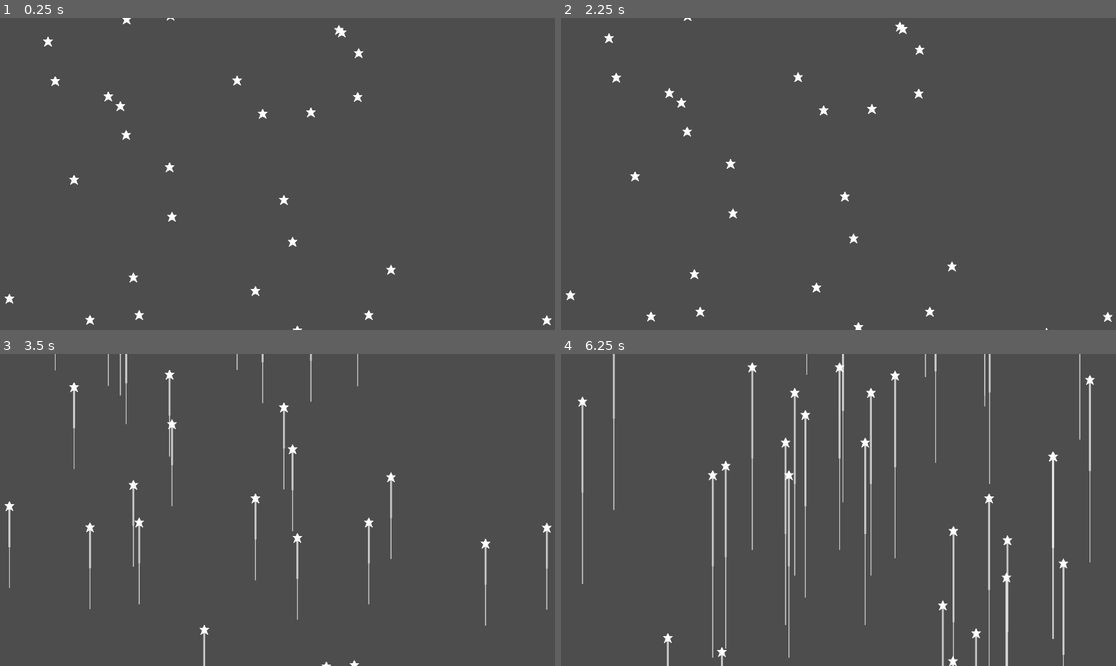
Above: before the commit, frames 1-4 (two rows, left to right).
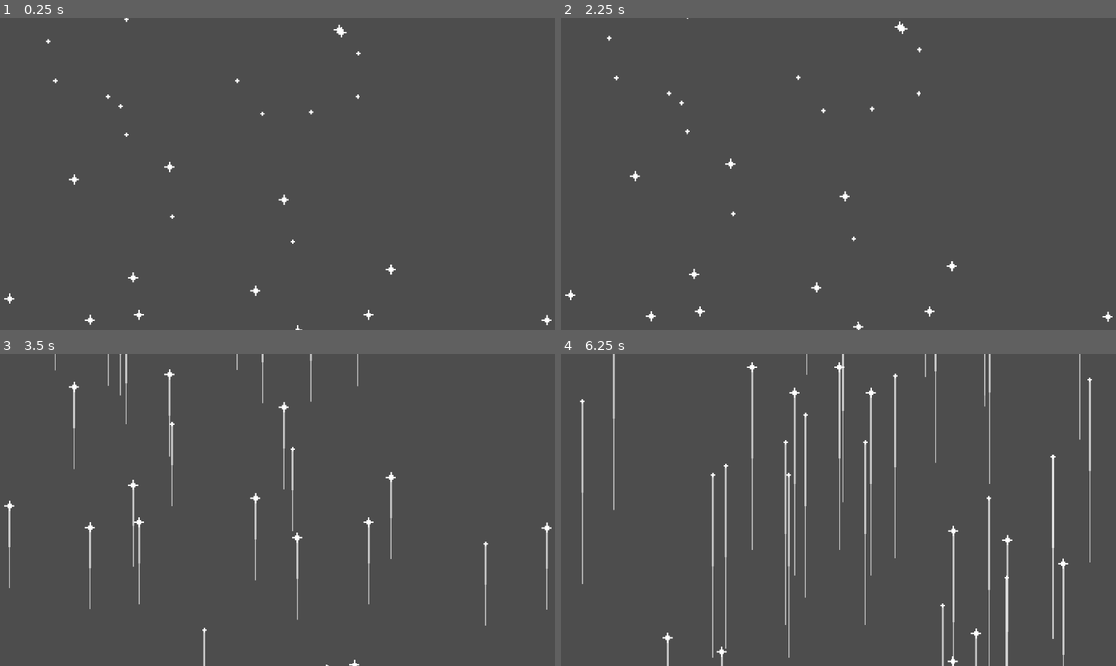
Above: after the commit, the same moments.

Repository: PuuKala/TrailTestGodot
Game: Godot game, scene res://MainScene.tscn
The game is run twice, just before and just after one commit, with the same random seed, the same clock (stepped at 60 frames per second) and the same inputs.
Inputs:
- Up to frame 1 (0.25 s): no input
- Up to frame 2 (2.25 s): tap Enter at 0.5, 2 s; tap Space at 1.25 s
- Up to frame 3 (3.5 s): no input
- Up to frame 4 (6.25 s): no input

The runs differ from the first frame. In frame 1, 0.6% of the frame differs, in the area x 0-100%, y 0-100%; in frame 2, 0.6%; in frame 3, 0.4%; in frame 4, 0.6%.

Commit message:
Added title with some sparles, changed star sprite

Diff:
--- a/MainScene.gd
+++ b/MainScene.gd
@@ -1,13 +1,37 @@
 extends Node2D
 
 @export var starCount = 10
+
+var title_showing = false
+
+const star_sprite2 = preload("res://Sprites/Sparkleframe2.png")
 
 # Called when the node enters the scene tree for the first time.
 func _ready():
 	# Spawn all the stars by duplicating the ZoomingStar node
 	for i in range(starCount):
-		add_child(get_node("ZoomingStar").duplicate())
+		var new_node = get_node("ZoomingStar").duplicate()
+		var rng = randi_range(0, 4)
+		if rng < 3:
+			pass
+		else:
+			new_node.get_node("Sprite2D").texture = star_sprite2
+		add_child(new_node)
 
-# Empty process function just to get rid of a warning
-func _process(_delta):
-	pass
+func _physics_process(delta):
+	if !title_showing:
+		return
+
+	for i in $AnimatedTitle.get_children():
+		var rng = randi_range(0, 60)
+		if rng < 1:
+			i.play("Sparkle")
+
+func _on_zooming_star_signal_stopped():
+	# Get called only once
+	if title_showing:
+		return
+	title_showing = true
+	$AnimatedTitle.visible = true
+	var fade_in_tween = get_tree().create_tween()
+	fade_in_tween.tween_property($AnimatedTitle, "modulate", Color(1,1,1,1), 2)
--- a/MainScene.tscn
+++ b/MainScene.tscn
@@ -1,13 +1,47 @@
-[gd_scene load_steps=6 format=3 uid="uid://co6m22w5iy0hx"]
+[gd_scene load_steps=12 format=3 uid="uid://co6m22w5iy0hx"]
 
 [ext_resource type="Script" path="res://MainScene.gd" id="1_21luh"]
-[ext_resource type="Texture2D" uid="uid://cnbx0gb83j43g" path="res://Sprites/star.png" id="1_csaaw"]
 [ext_resource type="Script" path="res://ZoomingStar.gd" id="2_1hamj"]
 [ext_resource type="Script" path="res://ZoomingTrail.gd" id="2_qrlq7"]
+[ext_resource type="Texture2D" uid="uid://b1nk3vnuaamcp" path="res://Sprites/Title.png" id="5_i7ds3"]
+[ext_resource type="Texture2D" uid="uid://cdkx4mqwt4tak" path="res://Sprites/Sparkleframe1.png" id="6_27f0v"]
+[ext_resource type="Texture2D" uid="uid://bp7sffpokp43w" path="res://Sprites/Sparkleframe2.png" id="7_r2wyd"]
+[ext_resource type="Texture2D" uid="uid://dufoideeirhn1" path="res://Sprites/Sparkleframe3.png" id="8_wltyc"]
+[ext_resource type="Texture2D" uid="uid://b57k0d5j5ndsy" path="res://Sprites/Sparkleframe4.png" id="9_m1s8q"]
+[ext_resource type="Texture2D" uid="uid://dtxcb3y7axfxq" path="res://Sprites/Sparkleframe5.png" id="10_2jn63"]
 
 [sub_resource type="Curve" id="Curve_4ib4p"]
 _data = [Vector2(0, 0), 0.0, 1.0, 0, 1, Vector2(1, 1), 1.0, 0.0, 1, 0]
 point_count = 2
+
+[sub_resource type="SpriteFrames" id="SpriteFrames_56ryx"]
+animations = [{
+"frames": [{
+"duration": 1.0,
+"texture": null
+}, {
+"duration": 1.0,
+"texture": ExtResource("6_27f0v")
+}, {
+"duration": 1.0,
+"texture": ExtResource("7_r2wyd")
+}, {
+"duration": 1.0,
+"texture": ExtResource("8_wltyc")
+}, {
+"duration": 1.0,
+"texture": ExtResource("9_m1s8q")
+}, {
+"duration": 1.0,
+"texture": ExtResource("10_2jn63")
+}, {
+"duration": 1.0,
+"texture": null
+}],
+"loop": false,
+"name": &"Sparkle",
+"speed": 20.0
+}]
 
 [node name="Node2D" type="Node2D"]
 script = ExtResource("1_21luh")
@@ -31,6 +65,34 @@
 trailLenght = 50
 
 [node name="Sprite2D" type="Sprite2D" parent="ZoomingStar"]
-texture = ExtResource("1_csaaw")
+scale = Vector2(3, 3)
+texture = ExtResource("6_27f0v")
 
 [node name="Timer" type="Timer" parent="ZoomingStar"]
+
+[node name="AnimatedTitle" type="Sprite2D" parent="."]
+visible = false
+modulate = Color(1, 1, 1, 0)
+position = Vector2(564, 299)
+scale = Vector2(50, 50)
+texture = ExtResource("5_i7ds3")
+
+[node name="Sparkle1" type="AnimatedSprite2D" parent="AnimatedTitle"]
+position = Vector2(-7.5, -3.5)
+scale = Vector2(0.06, 0.06)
+sprite_frames = SubResource("SpriteFrames_56ryx")
+animation = &"Sparkle"
+
+[node name="Sparkle2" type="AnimatedSprite2D" parent="AnimatedTitle"]
+position = Vector2(7.5, -1)
+scale = Vector2(0.06, 0.06)
+sprite_frames = SubResource("SpriteFrames_56ryx")
+animation = &"Sparkle"
+
+[node name="Sparkle3" type="AnimatedSprite2D" parent="AnimatedTitle"]
+position = Vector2(1, 3.5)
+scale = Vector2(0.06, 0.06)
+sprite_frames = SubResource("SpriteFrames_56ryx")
+animation = &"Sparkle"
+
+[connection signal="signal_stopped" from="ZoomingStar" to="." method="_on_zooming_star_signal_stopped"]
--- a/ZoomingStar.gd
+++ b/ZoomingStar.gd
@@ -15,6 +15,9 @@
 ## Direction of the movement. 1 is down, -1 is up.
 @export var direction = 1
 
+signal signal_decelerating
+signal signal_stopped
+
 var speed = 0
 enum State {WAIT, ACCELERATE, DECELERATE}
 var current_state = State.WAIT
@@ -22,17 +25,17 @@
 
 func _ready():
 	# Randomize position
-	position.x = randi_range(0, get_viewport_rect().size.x)
+	position.x = randi_range(0, int(get_viewport_rect().size.x))
 	position.y = randi_range(-max_speed, get_viewport_rect().size.y + max_speed)
 
 	# Init timer in code, we want to control the starting and time of the timer
-	timer = get_node("Timer")
-	timer.connect("timeout", _on_timer_timeout)
-	timer.one_shot = true
-	timer.start(start_delay_sec)
+	$Timer.connect("timeout", _on_timer_timeout)
+	$Timer.one_shot = true
+	$Timer.start(start_delay_sec)
 
 func _physics_process(_delta):
 	# State machine: Wait, accelerate or decelerate object
+	#print("Current state: ", current_state)
 	match current_state:
 		State.WAIT:
 			speed = 0
@@ -44,6 +47,8 @@
 			speed = speed - acceleration
 			if speed < 0:
 				speed = 0
+				signal_stopped.emit()
+				current_state = State.WAIT
 
 	velocity.y = speed * direction
 	move_and_slide()
@@ -53,12 +58,12 @@
 		if position.y > get_viewport_rect().size.y + max_speed:
 			get_node("Trail").clear_points()
 			position.y = -max_speed
-			position.x = randi_range(0, get_viewport_rect().size.x)
+			position.x = randi_range(0, int(get_viewport_rect().size.x))
 	else:
 		if position.y < -max_speed:
 			get_node("Trail").clear_points()
 			position.y = get_viewport_rect().size.y + max_speed
-			position.x = randi_range(0, get_viewport_rect().size.x)
+			position.x = randi_range(0, int(get_viewport_rect().size.x))
 
 
 func _on_timer_timeout():
@@ -66,6 +71,7 @@
 	# time according to the state.
 	if current_state == State.WAIT:
 		current_state = State.ACCELERATE
-		timer.start(move_time_sec)
+		$Timer.start(move_time_sec)
 	elif current_state == State.ACCELERATE:
 		current_state = State.DECELERATE
+		signal_decelerating.emit()
--- a/project.godot
+++ b/project.godot
@@ -25,5 +25,6 @@
 
 [rendering]
 
+textures/canvas_textures/default_texture_filter=0
 renderer/rendering_method="gl_compatibility"
 renderer/rendering_method.mobile="gl_compatibility"
Binary file added: Sprites/Sparkleframe1.png
Not shown, added: Sprites/Sparkleframe1.png.import
Binary file added: Sprites/Sparkleframe2.png
Not shown, added: Sprites/Sparkleframe2.png.import
Binary file added: Sprites/Sparkleframe3.png
Not shown, added: Sprites/Sparkleframe3.png.import
Binary file added: Sprites/Sparkleframe4.png
Not shown, added: Sprites/Sparkleframe4.png.import
Binary file added: Sprites/Sparkleframe5.png
Not shown, changed: Sprites/Sparkleframe5.png.import
Binary file added: Sprites/Title.png
Not shown, added: Sprites/Title.png.import
(and 3 more such lines)
